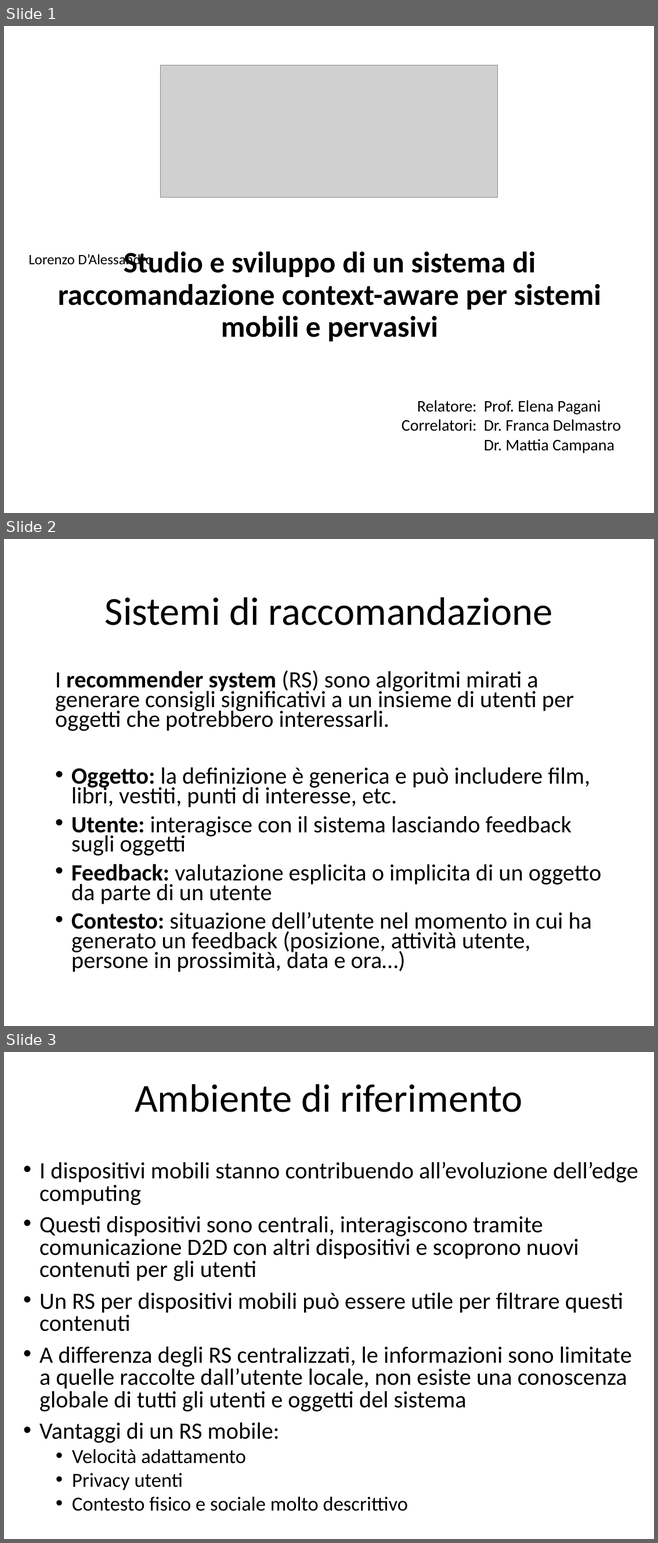
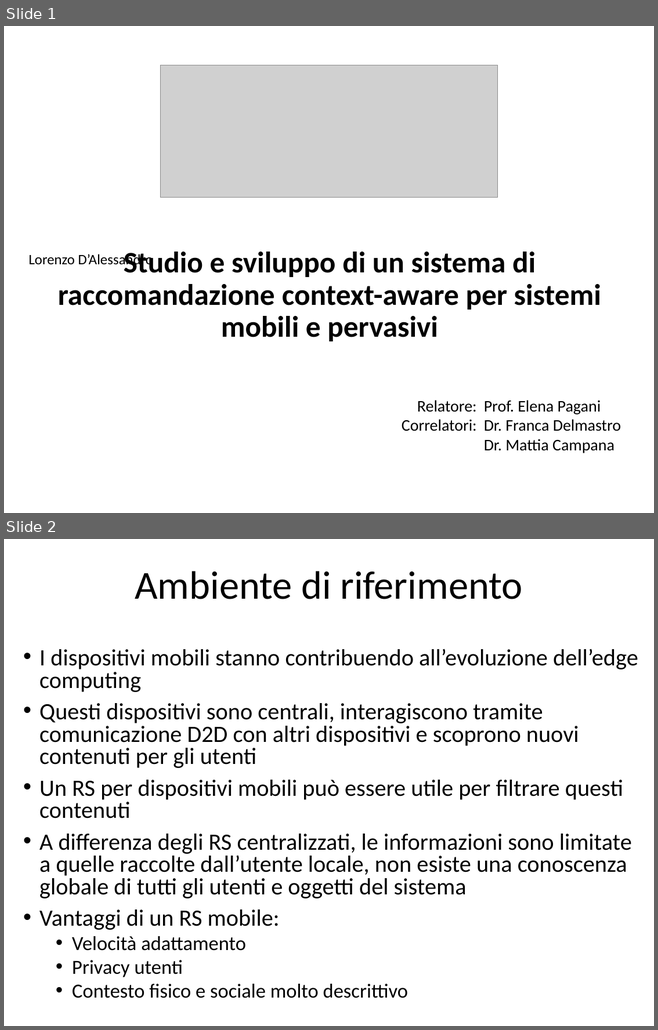
Before and after one commit to CriptHunter/tesi, a slide deck: presentazione/presentazione.pptx. Shown one above the other, each under a label of ours: slides 1, 2 and 3 before the commit, slides 1 and 2 after it. The pictures are 658x1543 and 658x1030 pixels, drawn with LibreOffice and Linux fonts; fonts in the diff are those of the drawing; grey boxes stand for pictures. Boxes give left, top, right and bottom in pixels: in the first picture for what was removed or moved away, otherwise in the second. Text is boxed around its words. In the diff, an @@ line names an element or a change of style, - is before the commit and + after.

```diff
--- a/presentazione/presentazione.pptx
+++ b/presentazione/presentazione.pptx
@@ slide 2 removed at (x1=4, y1=539, x2=654, y2=1026), background #FFFFFF @@
@@ title removed at (x1=105, y1=597, x2=552, y2=625) @@
-Sistemi di raccomandazione
@@ text removed at (x1=55, y1=670, x2=601, y2=972) @@
-I recommender system (RS) sono algoritmi mirati a generare consigli significativi a un insieme di utenti per oggetti che potrebbero interessarli.
-• Oggetto: la definizione è generica e può includere film, libri, vestiti, punti di interesse, etc.
-• Utente: interagisce con il sistema lasciando feedback sugli oggetti
-• Feedback: valutazione esplicita o implicita di un oggetto da parte di un utente
-• Contesto: situazione dell’utente nel momento in cui ha generato un feedback (posizione, attività utente, persone in prossimità, data e ora…)
@@ what was slide 3 is now slide 2 @@
```
Also in this commit, not shown: 4 slides changed, 1 slide added, 2 other files.
